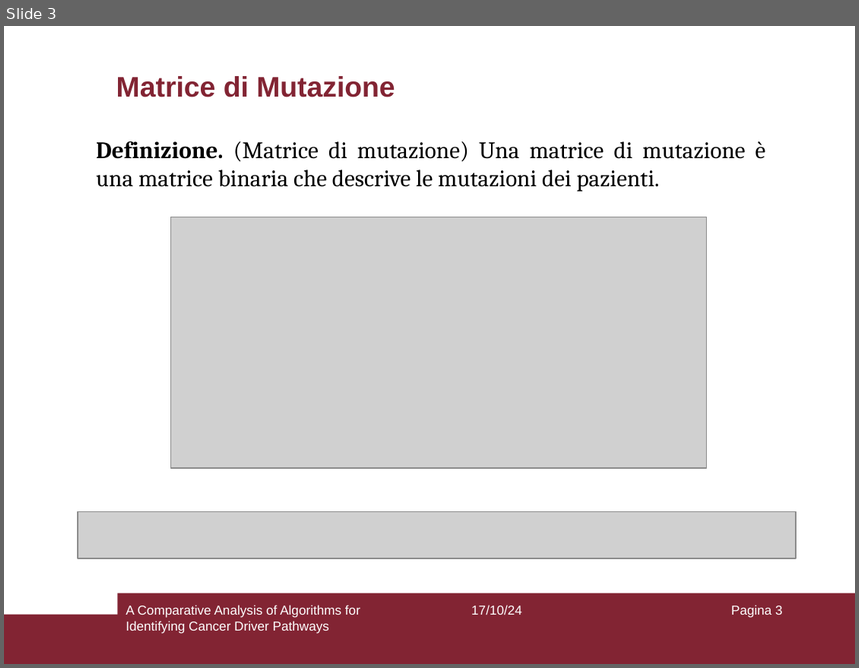
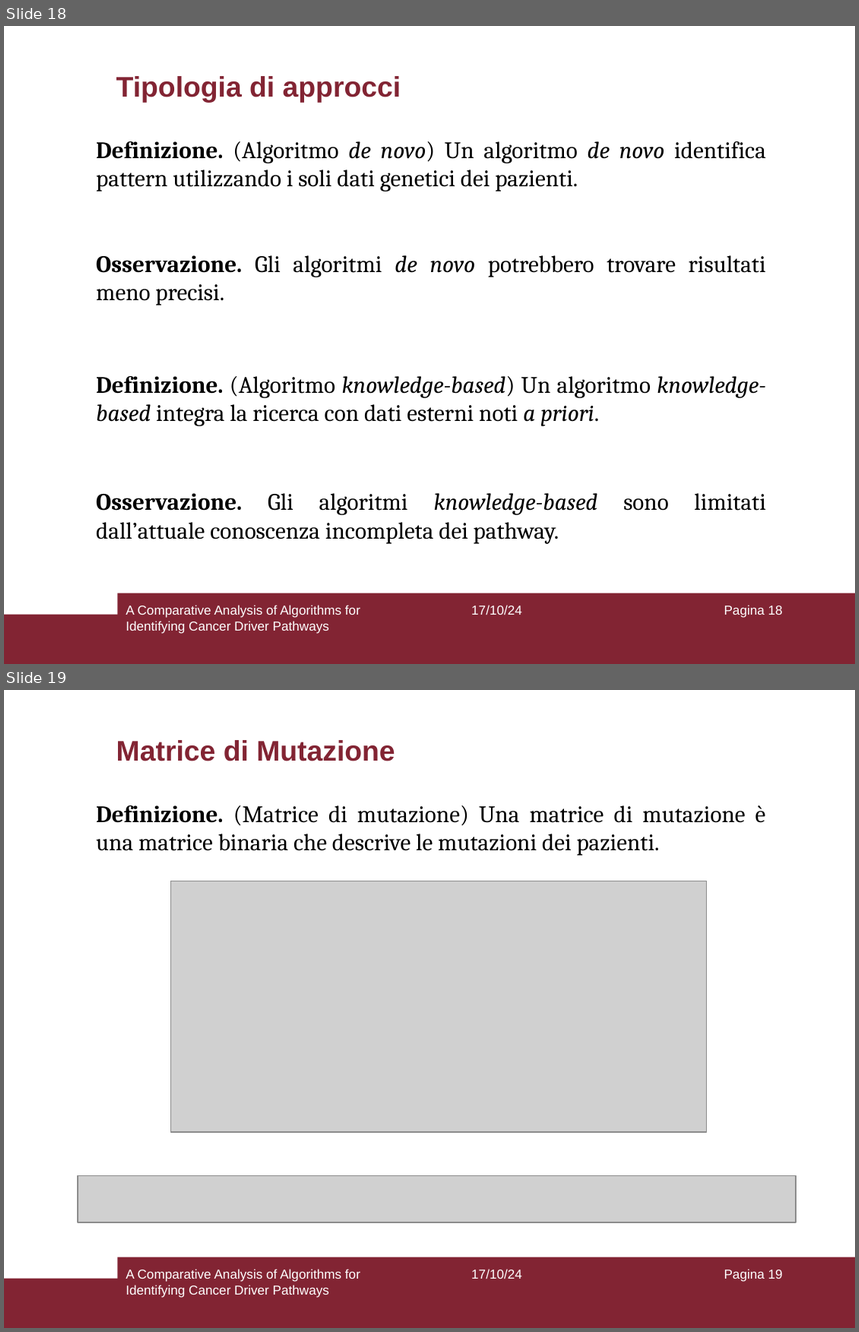
Before and after one commit to aflaag/bsc-thesis, a slide deck: presentation/slides.odp. Shown one above the other, each under a label of ours: slide 3 before the commit, slides 18 and 19 after it. The pictures are 859x668 and 859x1332 pixels, drawn with LibreOffice and Linux fonts; fonts in the diff are those of the drawing; grey boxes stand for pictures. Boxes give left, top, right and bottom in pixels: in the first picture for what was removed or moved away, otherwise in the second. Text is boxed around its words. In the diff, an @@ line names an element or a change of style, - is before the commit and + after.

```diff
--- a/presentation/slides.odp
+++ b/presentation/slides.odp
@@ slide 18 added at [4, 26, 855, 664], background #FFFFFF; not listed: 2 template elements that a slide beside it also shows @@
@@ title added at [116, 76, 401, 102], 24 pt, text #822433, bold @@
+Tipologia di approcci
@@ text added at [96, 142, 766, 192], 20 pt, text #000000 @@
+Definizione. (Algoritmo de novo) Un algoritmo de novo identifica pattern utilizzando i soli dati genetici dei pazienti.
@@ text added at [96, 256, 766, 306], 20 pt, text #000000 @@
+Osservazione. Gli algoritmi de novo potrebbero trovare risultati meno precisi.
@@ text added at [96, 376, 766, 427], 20 pt, text #000000 @@
+Definizione. (Algoritmo knowledge-based) Un algoritmo knowledge-based integra la ricerca con dati esterni noti a priori.
@@ text added at [96, 493, 598, 544], 20 pt, text #000000 @@
+Osservazione. Gli algoritmi knowledge-based sono limitati dall’attuale conoscenza incompleta dei pathway.
@@ text added at [126, 605, 360, 634], 11 pt, text #FFFFFF @@
+A Comparative Analysis of Algorithms for Identifying Cancer Driver Pathways
@@ text added at [471, 605, 522, 615], 11 pt, text #FFFFFF @@
+17/10/24
@@ page number added at [724, 605, 783, 618], 11 pt, text #FFFFFF @@
+Pagina 18
@@ what was slide 3 is now slide 19 @@
@@ page number at [724, 1269, 783, 1282]: text changed @@
-Pagina 3
+Pagina 19
```
Also in this commit, not shown: 1 slide changed, 15 other slides added, 2 other files.
